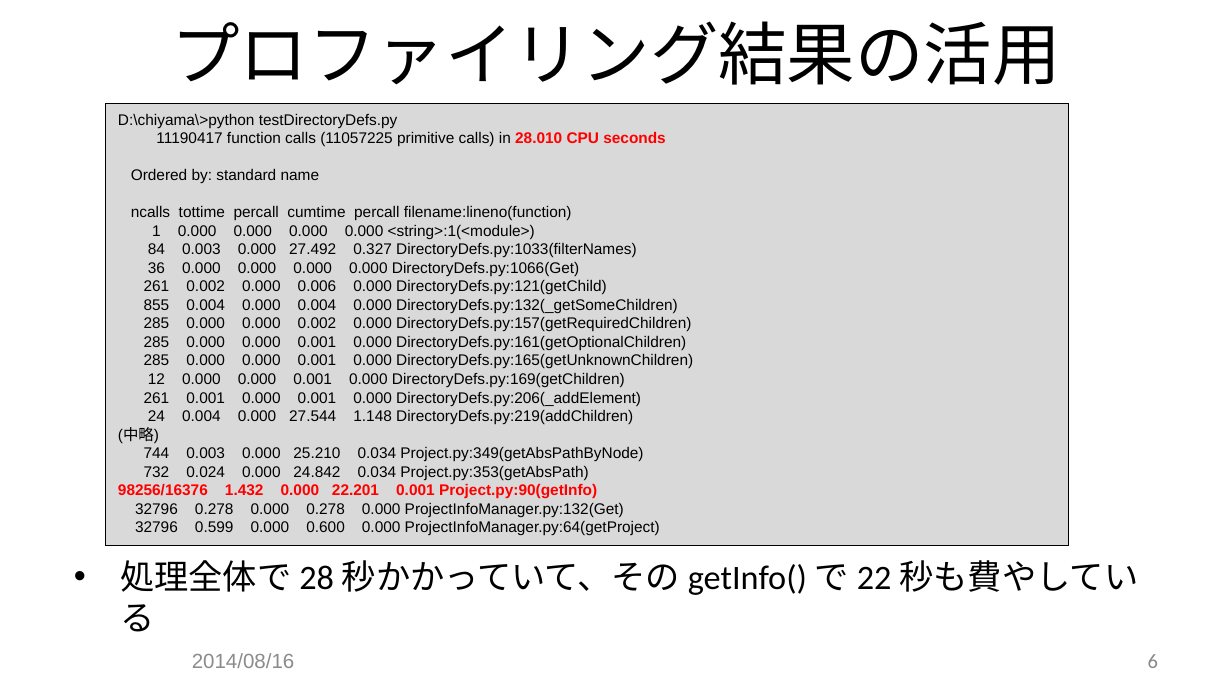
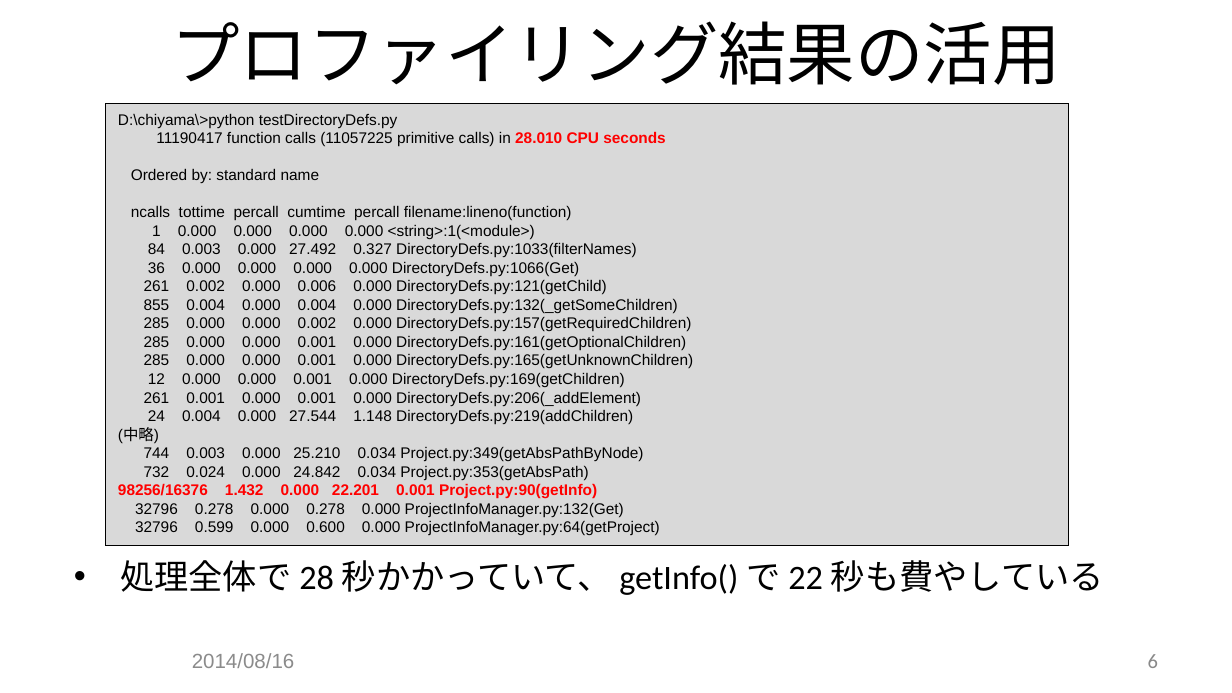
Before and after one commit to JCGS/CEDEC2014, a slide deck: slide 6 of chiyama/2014cedec_chiyama.pptx. Drawn at 1232x693 pixels with LibreOffice and Linux fonts; fonts in the diff are those of the drawing; background and template pictures are left out. Boxes give left, top, right and bottom in pixels: in the first picture for what was removed or moved away, otherwise in the second. Text is boxed around its words. In the diff, an @@ line names an element or a change of style, - is before the commit and + after.

```diff
--- a/chiyama/2014cedec_chiyama.pptx
+++ b/chiyama/2014cedec_chiyama.pptx
@@ text at <box>120,560,1104,595</box>: text changed @@
-• 処理全体で 28 秒かかっていて、その getInfo() で 22 秒も費やしている
+• 処理全体で 28 秒かかっていて、 getInfo() で 22 秒も費やしている
```
Also in this commit, not shown: 1 other slide changed, 1 slide added, 1 other file.
